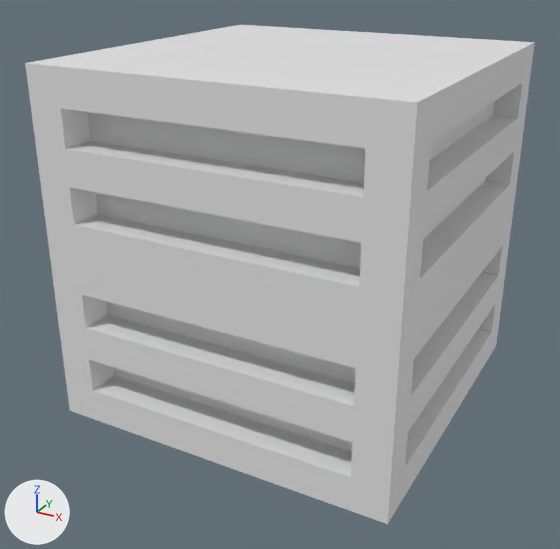
The FBX model GT_FinalProject/Assets/TowerBlocks/MidHorizWindows.fbx: old version first, new version second.
Rendered twice from a 50 mm lens placed at (4.38, -3.87, 4.35), pointed at (2.37, -0.22, 2.52). Arrows for +X, +Y and +Z are at lower left; the lights stay in place. Where no turn or scale is listed for an object, it has been applied to the vertices.

The first picture shows 'MidHorizWindows'.
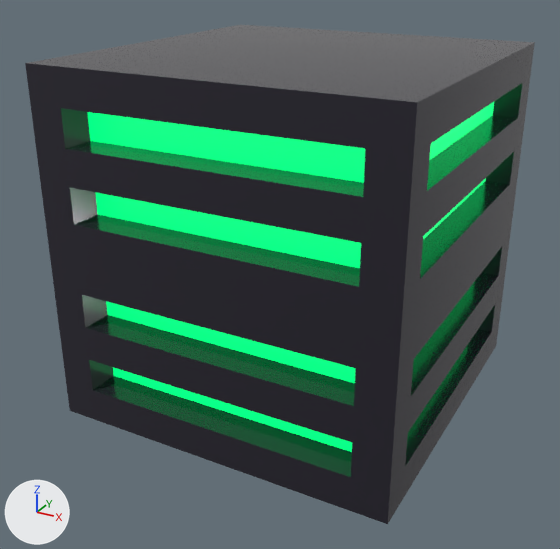
Edits to the bpy script that builds the scene:
```text
Add mat_greenlight:
    mat_greenlight = principled_material('GreenLight')
    mat_greenlight.base_color = (0.00532, 1.0, 0.0688)  # green #10ff4a
    mat_greenlight.emission_color = (0.0, 0.926, 0.231)  # green #00f784
    mat_greenlight.emission_strength = 1.0
Add mat_defaulttower:
    mat_defaulttower = principled_material('DefaultTower')
    mat_defaulttower.base_color = (0.0292, 0.0262, 0.0397)  # black #302d38
    mat_defaulttower.metallic = 0.267
    mat_defaulttower.roughness = 0.183
Change me_cube_009:
    where me_cube_009.from_pydata(...)  # 204 vertices, 202 faces; spans x -1.0..1.0, y -1.0..1.0, z 0.0..2.0
    used by ob_midhorizwindows; location = (2.421, -0.071, 1.77)
    me_cube_009 part 1: 186 of the faces centred in x -1.0..1.0, y -1.0..1.0, z 0.0..2.0 switch from no material to mat_defaulttower (black #302d38)
    me_cube_009 part 2: all 16 faces centred in x -0.82..0.85, y -0.82..0.83, z 0.3..1.7 switch from no material to mat_greenlight (green #10ff4a)
```

Changed parts and their boxes [x1, y1, x2, y2] in the pictures (560 x 549 px):
part 1 of me_cube_009, recoloured (grey to black)
    both: [25, 25, 535, 524]
part 2 of me_cube_009, recoloured (grey to green)
    both: [87, 102, 494, 452]
